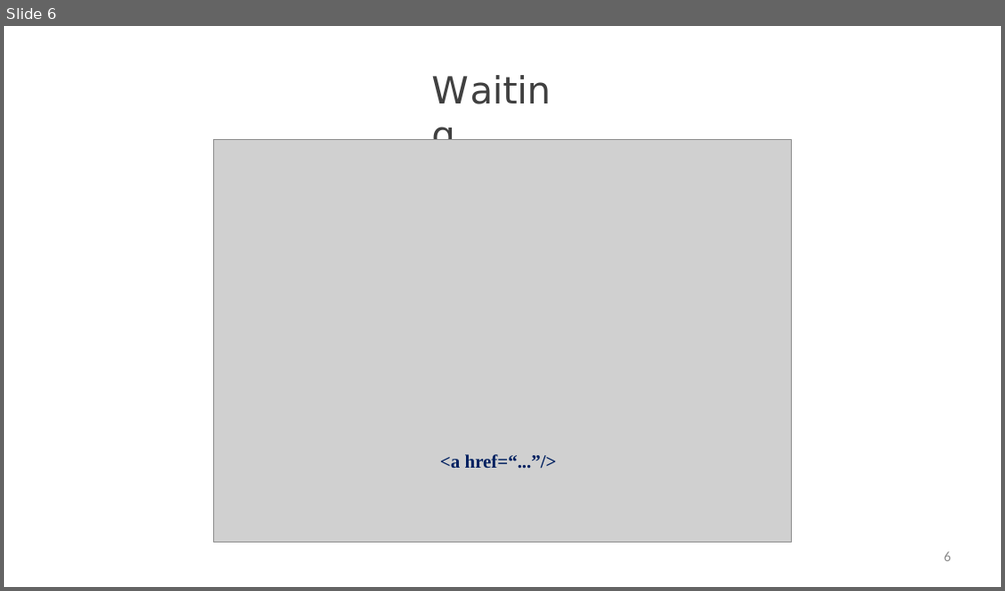
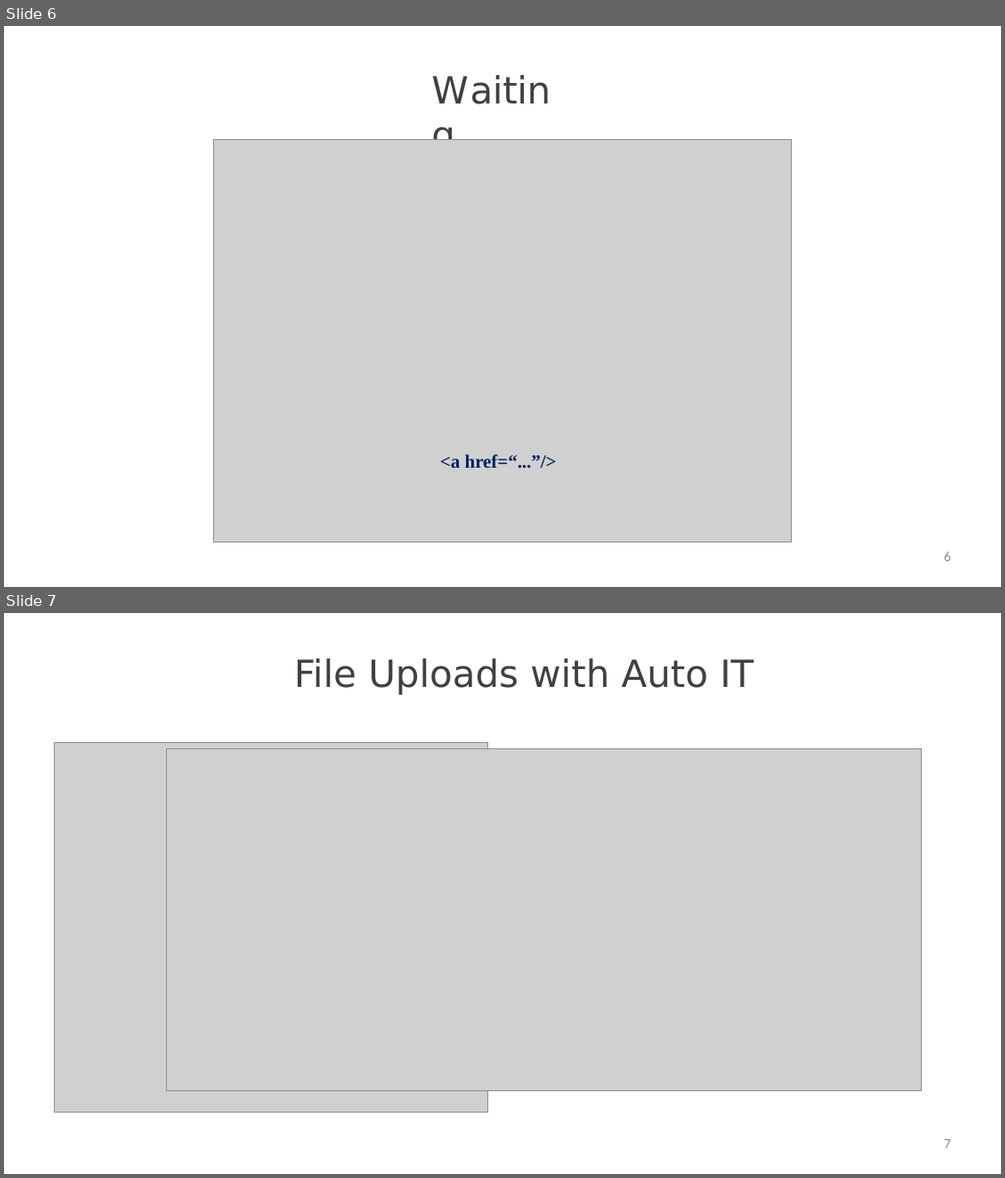
Before and after one commit to StevenJoseph19/DXC-FSD, a slide deck: 5. DevOps/Day 36/Slides/5. Applying Advanced WebDriver Techniques/applying-advanced-webdriver-techniques-slides.pptx. Shown one above the other, each under a label of ours: slide 6 before the commit, slides 6 and 7 after it. The pictures are 1005x591 and 1005x1178 pixels, drawn with LibreOffice and Linux fonts; fonts in the diff are those of the drawing; grey boxes stand for pictures. Boxes give left, top, right and bottom in pixels: in the first picture for what was removed or moved away, otherwise in the second. Text is boxed around its words. In the diff, an @@ line names an element or a change of style, - is before the commit and + after.

```diff
--- a/5. DevOps/Day 36/Slides/5. Applying Advanced WebDriver Techniques/applying-advanced-webdriver-techniques-slides.pptx
+++ b/5. DevOps/Day 36/Slides/5. Applying Advanced WebDriver Techniques/applying-advanced-webdriver-techniques-slides.pptx
@@ slide 7 added at bbox=[4, 613, 1001, 1174], background #FFFFFF @@
@@ title added at bbox=[294, 658, 753, 695], 48 pt, text #404040 @@
+File Uploads with Auto IT
@@ picture added at bbox=[54, 742, 487, 1112] @@
@@ picture added at bbox=[166, 748, 922, 1091] @@
@@ page number added at bbox=[944, 1139, 951, 1148], 18 pt, text #8C8C8C @@
+7
```
Also in this commit, not shown: 1 slide changed.
